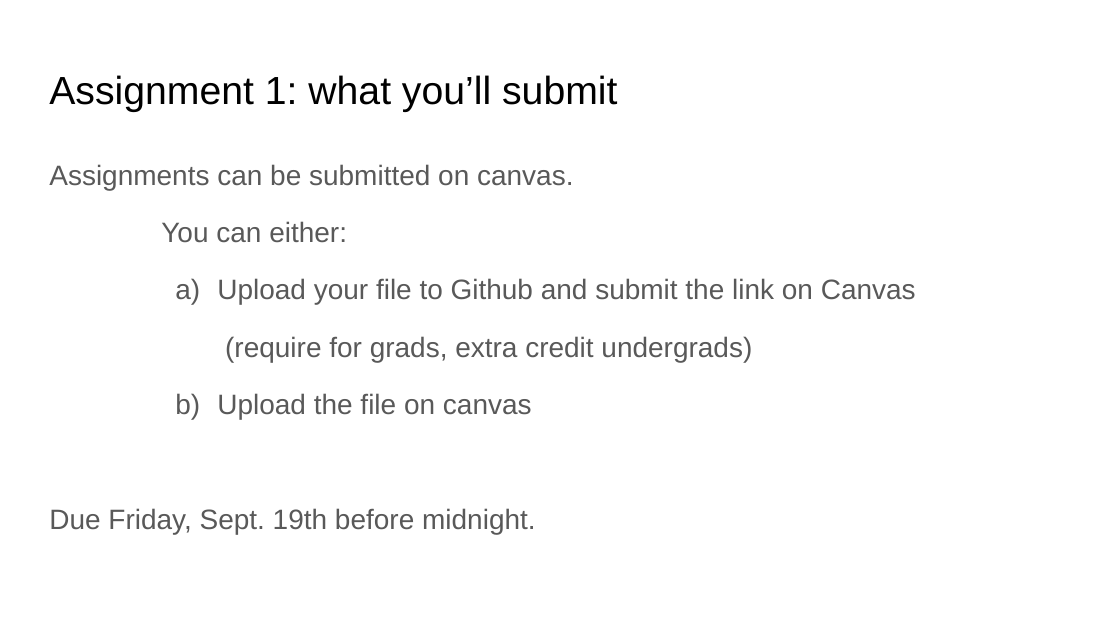
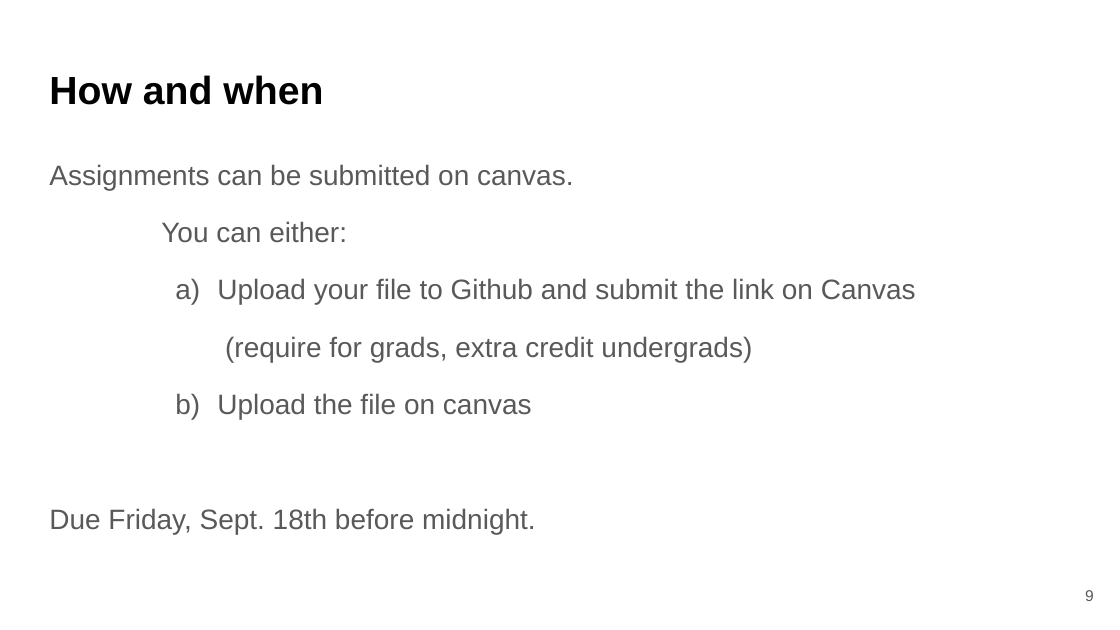
Before and after one commit to bmaitner/biometry_course, a slide deck: slide 9 of lectures/Lecture_06_exploratory_analyses_II.pptx (slide 6 before the commit). Drawn at 1120x630 pixels with LibreOffice and Linux fonts; fonts in the diff are those of the drawing. Boxes give left, top, right and bottom in pixels: in the first picture for what was removed or moved away, otherwise in the second. Text is boxed around its words. In the diff, an @@ line names an element or a change of style, - is before the commit and + after.

Commit message:
lecture 06 updated, converted assignment text to md files

```diff
--- a/lectures/Lecture_06_exploratory_analyses_II.pptx
+++ b/lectures/Lecture_06_exploratory_analyses_II.pptx
@@ title at [49,75,323,105]: text changed; bold on @@
-Assignment 1: what you’ll submit
+How and when
@@ text at [49,508,536,534]: text changed @@
-Due Friday, Sept. 19th before midnight.
+Due Friday, Sept. 18th before midnight.
@@ page number added at [1085,590,1094,601], 10 pt, text #595959 @@
+9
```
Also in this commit, not shown: 11 other slides changed, 20 slides added, 22 other files.
